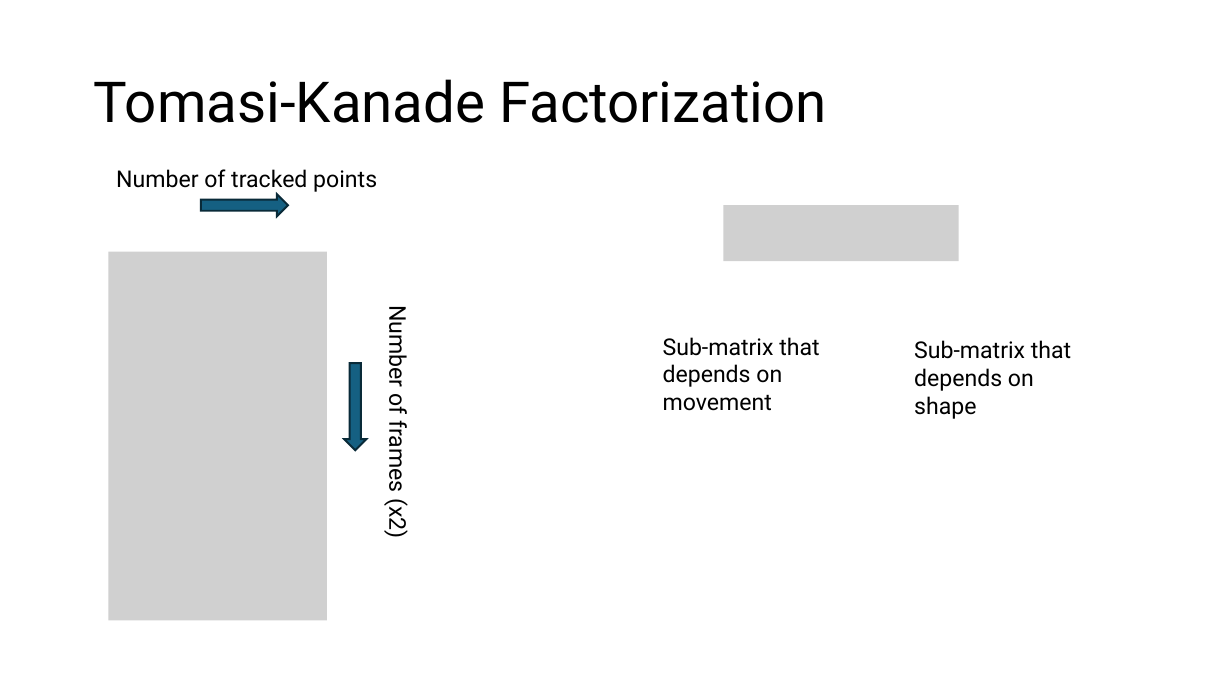
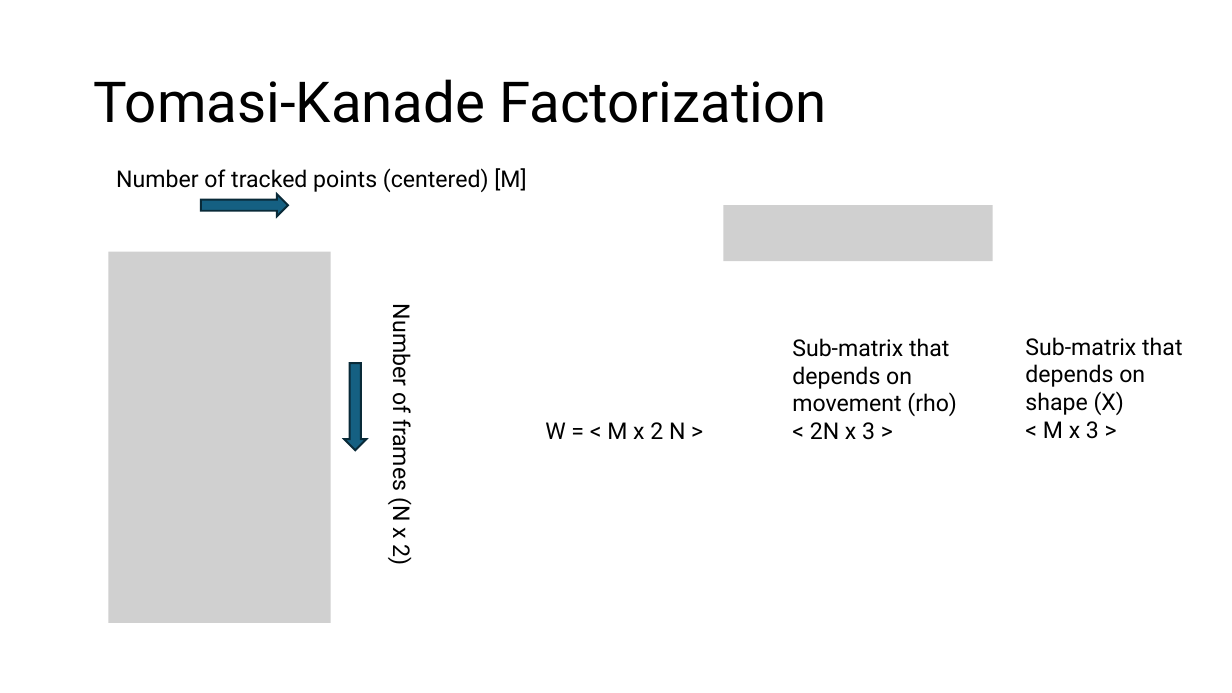
Before and after one commit to SSOE-ECE1390/LecturePowerPoints, a slide deck: slide 11 of ECE1390_Lecture15.pptx (slide 20 before the commit). Drawn at 1232x693 pixels with LibreOffice and Linux fonts; fonts in the diff are those of the drawing; grey boxes stand for pictures. Boxes give left, top, right and bottom in pixels: in the first picture for what was removed or moved away, otherwise in the second. Text is boxed around its words. In the diff, an @@ line names an element or a change of style, - is before the commit and + after.

Commit message:
lecture 15

```diff
--- a/ECE1390_Lecture15.pptx
+++ b/ECE1390_Lecture15.pptx
@@ text at bbox=[116, 168, 526, 193]: text changed @@
-Number of tracked points
+Number of tracked points (centered) [M]
@@ picture: place and size @@
-picture at bbox=[724, 205, 959, 262]
+picture at bbox=[724, 205, 994, 262]
@@ picture: place and size @@
-picture at bbox=[108, 251, 326, 620]
+picture at bbox=[108, 251, 331, 623]
@@ text at bbox=[387, 312, 417, 564]: text changed @@
-Number of frames (x2)
+Number of frames (N x 2)
@@ text at bbox=[792, 338, 957, 440]: text changed @@
-Sub-matrix that depends on movement
+Sub-matrix that depends on movement (rho)
+< 2N x 3 >
@@ text at bbox=[1025, 337, 1182, 439]: text changed @@
-Sub-matrix that depends on shape
+Sub-matrix that depends on shape (X)
+< M x 3 >
@@ text added at bbox=[545, 422, 685, 439], 18 pt, text #000000 @@
+W = < M x 2 N >
```
Also in this commit, not shown: 3 other slides changed, 29 slides added, 31 slides removed, 1 other file.
